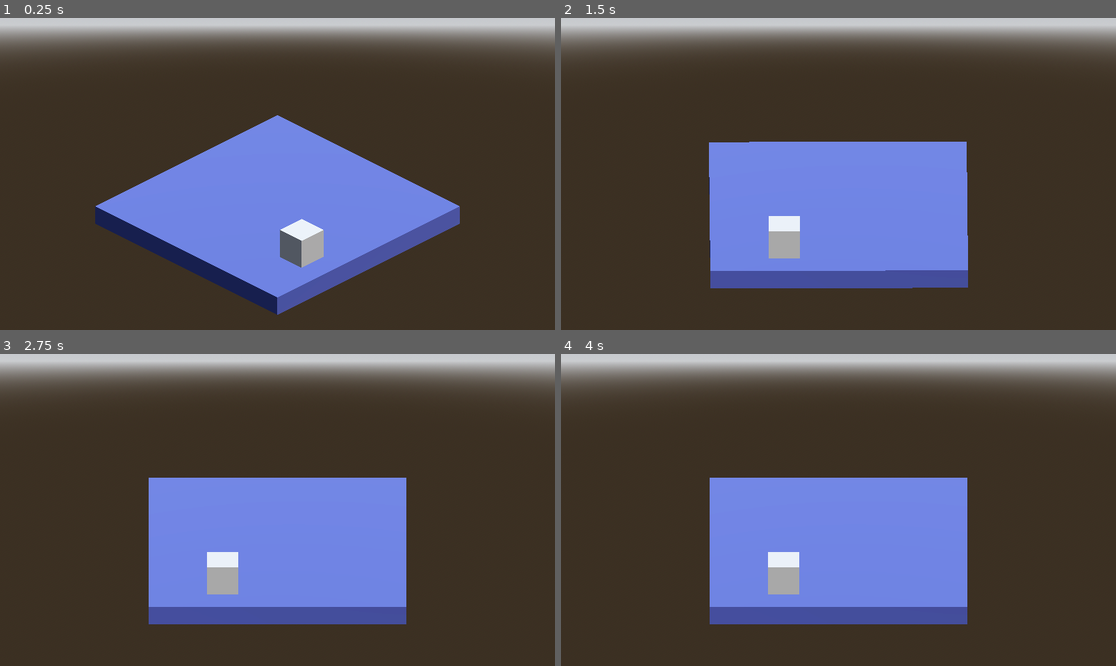
Above: before the commit, frames 1-4 (two rows, left to right).
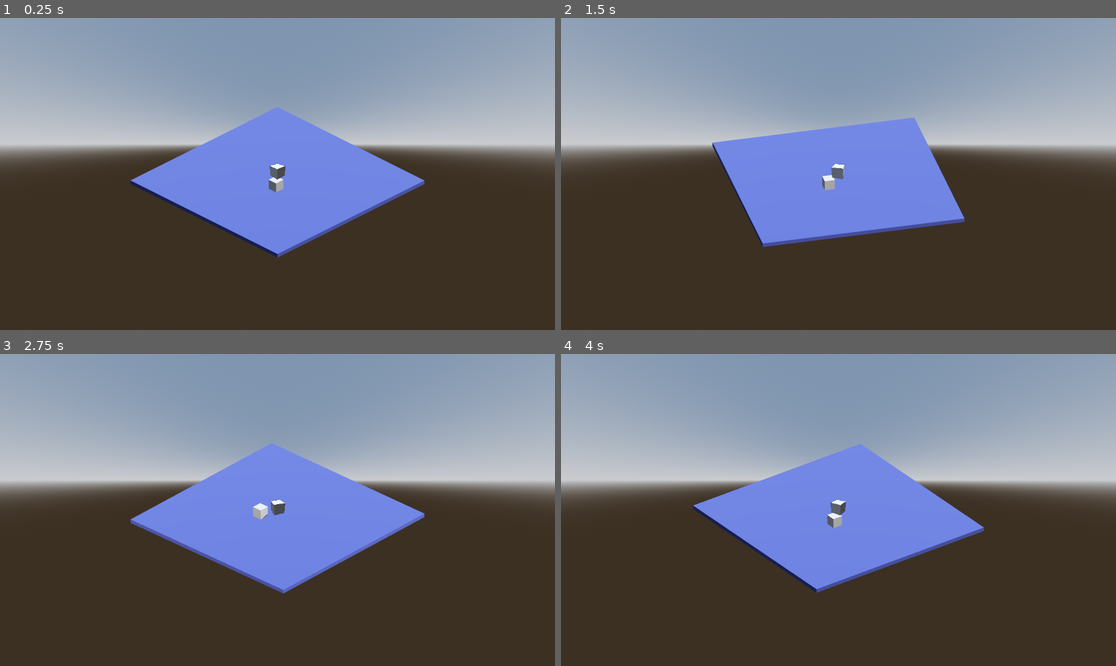
Above: after the commit, the same moments.

Repository: marmonkin/Thesis-Game
Game: Godot game, scene res://main_scene.tscn
Same seed, same stepped clock (60 frames per second), same inputs: the game is played once before the commit and once after it. The project has no main scene, so this scene is started directly.
Inputs:
- Up to frame 1 (0.25 s): no input
- Up to frame 2 (1.5 s): hold E (rot_right) 0.53-1.28 s; hold Q (rot_left) from 1.28 s (still down)
- Up to frame 3 (2.75 s): release Q (rot_left) at 2.03 s; hold E (rot_right) from 2.03 s (still down)
- Up to frame 4 (4 s): release E (rot_right) at 3.53 s; hold Q (rot_left) from 3.53 s (still down)

The runs differ from the first frame. In frame 1, 56% of the frame differs, in the area x 0-100%, y 0-96%; in frame 2, 54%; in frame 3, 54%; in frame 4, 54%.

Commit message:
added cursors
https://kenney.nl/assets/cursor-pack

Diff:
--- /dev/null
+++ b/cam_anchor.tscn
@@ -0,0 +1,14 @@
+[gd_scene format=3 uid="uid://pi7rrl21hf2v"]
+
+[ext_resource type="Script" uid="uid://da324mvklj3oh" path="res://scripts/camera/cam_anchor.gd" id="1_c63li"]
+
+[node name="Cam_anchor" type="Node3D" unique_id=1352252814]
+script = ExtResource("1_c63li")
+rotation_speed = 5.0
+
+[node name="Camera3D" type="Camera3D" parent="." unique_id=666522786]
+transform = Transform3D(0.7071068, -0.35355338, 0.61237246, 0, 0.8660254, 0.50000006, -0.7071068, -0.35355338, 0.61237246, 4.0618625, 3.5000005, 4.0618625)
+cull_mask = 1048573
+projection = 1
+size = 6.0
+near = 0.001
--- /dev/null
+++ b/cursor_man.tscn
@@ -0,0 +1,6 @@
+[gd_scene format=3 uid="uid://tq07r2dj2j0l"]
+
+[ext_resource type="Script" uid="uid://bpub2kg445du6" path="res://cursor_mananger.gd" id="1_w3eg0"]
+
+[node name="CursorMan" type="Node3D" unique_id=2092318042]
+script = ExtResource("1_w3eg0")
--- /dev/null
+++ b/cursor_mananger.gd
@@ -0,0 +1,19 @@
+extends Node3D
+
+# Preload cursor textures
+@export var default_cursor: Texture2D
+@export var hover_cursor: Texture2D
+@export var interactable_cursor: Texture2D
+
+func _ready():
+	# Set the default cursor
+	Input.set_custom_mouse_cursor(default_cursor, Input.CURSOR_ARROW, Vector2.ZERO)
+
+func set_cursor(cursor_type: String):
+	match cursor_type:
+		"default":
+			Input.set_custom_mouse_cursor(default_cursor, Input.CURSOR_ARROW, Vector2.ZERO)
+		"hover":
+			Input.set_custom_mouse_cursor(hover_cursor, Input.CURSOR_ARROW, Vector2.ZERO)
+		"interactable":
+			Input.set_custom_mouse_cursor(interactable_cursor, Input.CURSOR_ARROW, Vector2.ZERO)
--- a/main_scene.tscn
+++ b/main_scene.tscn
@@ -1,7 +1,8 @@
 [gd_scene format=3 uid="uid://dwma16btcf6v8"]
 
 [ext_resource type="PackedScene" uid="uid://d1n2rq1qu12dt" path="res://rooms/base_room.tscn" id="1_0f027"]
-[ext_resource type="Script" uid="uid://da324mvklj3oh" path="res://scripts/camera/cam_anchor.gd" id="2_2c62f"]
+[ext_resource type="PackedScene" uid="uid://pi7rrl21hf2v" path="res://cam_anchor.tscn" id="2_2c62f"]
+[ext_resource type="Script" uid="uid://clartx4c6yfb6" path="res://rotateon.gd" id="3_gyfs4"]
 
 [sub_resource type="ProceduralSkyMaterial" id="ProceduralSkyMaterial_0f027"]
 sky_horizon_color = Color(0.66224277, 0.6717428, 0.6867428, 1)
@@ -23,15 +24,39 @@
 
 [node name="DirectionalLight3D" type="DirectionalLight3D" parent="." unique_id=627176900]
 transform = Transform3D(-0.8660254, -0.43301278, 0.25, 0, 0.49999997, 0.86602545, -0.50000006, 0.75, -0.43301266, 0, 0, 0)
+layers = 3
 shadow_enabled = true
 
 [node name="Room" parent="." unique_id=409298254 instance=ExtResource("1_0f027")]
 
-[node name="Cam_anchor" type="Node3D" parent="." unique_id=362555694]
-script = ExtResource("2_2c62f")
-rotation_speed = 5.0
+[node name="Cam_anchor" parent="." unique_id=1352252814 instance=ExtResource("2_2c62f")]
 
-[node name="Camera3D" type="Camera3D" parent="Cam_anchor" unique_id=173303432]
-transform = Transform3D(0.7071068, -0.35355338, 0.61237246, 0, 0.8660254, 0.50000006, -0.7071068, -0.35355338, 0.61237246, 1, 1, 1)
-projection = 1
-size = 1.21
+[node name="SubViewportContainer" type="SubViewportContainer" parent="." unique_id=1064325762]
+anchors_preset = 8
+anchor_left = 0.5
+anchor_top = 0.5
+anchor_right = 0.5
+anchor_bottom = 0.5
+offset_left = -75.0
+offset_top = -75.0
+offset_right = 75.0
+offset_bottom = 75.0
+grow_horizontal = 2
+grow_vertical = 2
+size_flags_horizontal = 4
+size_flags_vertical = 4
+
+[node name="SubViewport" type="SubViewport" parent="SubViewportContainer" unique_id=269038662]
+transparent_bg = true
+handle_input_locally = false
+size = Vector2i(150, 150)
+render_target_update_mode = 4
+
+[node name="Camera3D" type="Camera3D" parent="SubViewportContainer/SubViewport" unique_id=748193400]
+transform = Transform3D(1, 0, 0, 0, 0.8660254, 0.5, 0, -0.5, 0.8660254, 0, 2, -4.947956)
+cull_mask = 2
+
+[node name="CSGBox3D" type="CSGBox3D" parent="SubViewportContainer/SubViewport" unique_id=1792002215]
+transform = Transform3D(1, 0, 0, 0, 1, 0, 0, 0, 1, 0, 0, -9)
+layers = 2
+script = ExtResource("3_gyfs4")
--- /dev/null
+++ b/pickupable.tscn
@@ -0,0 +1,6 @@
+[gd_scene format=3 uid="uid://cf0ox1t6i5j8f"]
+
+[node name="Pickupable" type="Node3D" unique_id=521622925]
+
+[node name="CSGBox3D" type="CSGBox3D" parent="." unique_id=2042655325]
+transform = Transform3D(0.19999999, 0, 0, 0, 0.19999999, 0, 0, 0, 0.19999999, 0, 0, 0)
--- a/project.godot
+++ b/project.godot
@@ -17,6 +17,7 @@
 [file_customization]
 
 folder_colors={
+"res://Cursor/": "blue",
 "res://rooms/": "red"
 }
 
@@ -40,3 +41,7 @@
 [rendering]
 
 rendering_device/driver.windows="d3d12"
+viewport/hdr_2d=true
+anti_aliasing/quality/msaa_2d=3
+anti_aliasing/quality/msaa_3d=3
+anti_aliasing/quality/screen_space_aa=2
--- a/rooms/base_room.tscn
+++ b/rooms/base_room.tscn
@@ -1,4 +1,6 @@
 [gd_scene format=3 uid="uid://d1n2rq1qu12dt"]
+
+[ext_resource type="PackedScene" uid="uid://cf0ox1t6i5j8f" path="res://pickupable.tscn" id="1_uglcu"]
 
 [sub_resource type="StandardMaterial3D" id="StandardMaterial3D_7j06c"]
 albedo_color = Color(0.21123034, 0.23943305, 0.47554272, 1)
@@ -6,8 +8,9 @@
 [node name="Room" type="Node3D" unique_id=409298254]
 
 [node name="CSGBox3D" type="CSGBox3D" parent="." unique_id=132568579]
+transform = Transform3D(4, 0, 0, 0, 1, 0, 0, 0, 4, 0, 0, 0)
 size = Vector3(1, 0.078125, 1)
 material = SubResource("StandardMaterial3D_7j06c")
 
-[node name="CSGBox3D2" type="CSGBox3D" parent="." unique_id=895091609]
-transform = Transform3D(0.12, 0, 0, 0, 0.12, 0, 0, 0, 0.12, 0.34498003, 0.1, 0.21223068)
+[node name="Pickupable" parent="." unique_id=521622925 instance=ExtResource("1_uglcu")]
+transform = Transform3D(1, 0, 0, 0, 1, 0, 0, 0, 1, 0.21314144, 0.14640407, 0.25051636)
--- /dev/null
+++ b/rotateon.gd
@@ -0,0 +1,6 @@
+extends CSGBox3D
+
+
+# Called every frame. 'delta' is the elapsed time since the previous frame.
+func _process(_delta: float) -> void:
+	rotation.y += .05
--- a/scripts/camera/cam_anchor.gd
+++ b/scripts/camera/cam_anchor.gd
@@ -5,10 +5,10 @@
 var target_rotation = .0
 
 func _input(event: InputEvent) -> void:
-	if event.is_action("rot_left"):
-		target_rotation -= deg_to_rad(45)
-	if event.is_action("rot_right"):
-		target_rotation += deg_to_rad(45)
+	if event.is_action_pressed("rot_left"):
+		target_rotation -= deg_to_rad(90)
+	if event.is_action_pressed("rot_right"):
+		target_rotation += deg_to_rad(90)
 
 func _process(delta):
 	rotation.y = lerp_angle(rotation.y, target_rotation, rotation_speed * delta)
Binary file added: Cursor/arrow_s.png
Not shown, added: Cursor/arrow_s.png.import
Binary file added: Cursor/cursor_exclamation.png
Not shown, added: Cursor/cursor_exclamation.png.import
Binary file added: Cursor/cursor_help.png
Not shown, added: Cursor/cursor_help.png.import
Binary file added: Cursor/cursor_none.png
Not shown, added: Cursor/cursor_none.png.import
Binary file added: Cursor/disabled.png
Not shown, added: Cursor/disabled.png.import
Binary file added: Cursor/door.png
Not shown, added: Cursor/door.png.import
(and 30 more such lines)
